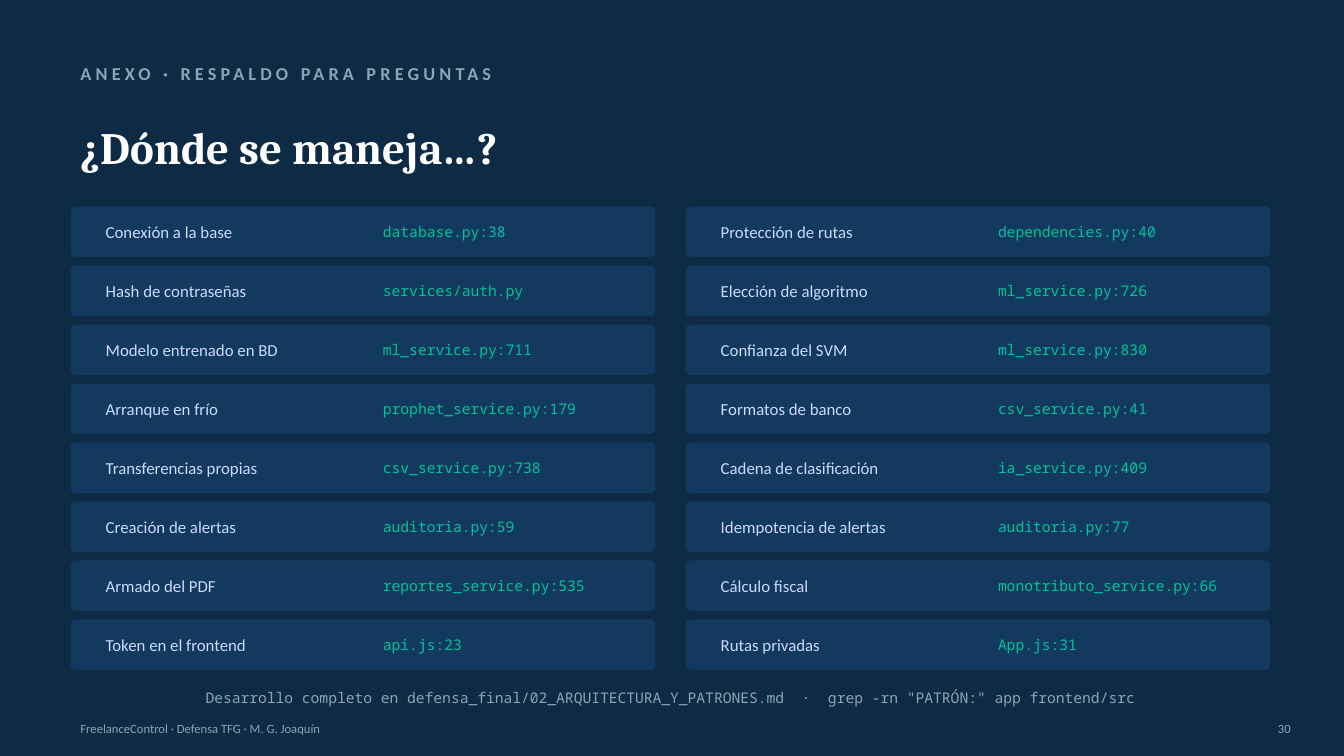
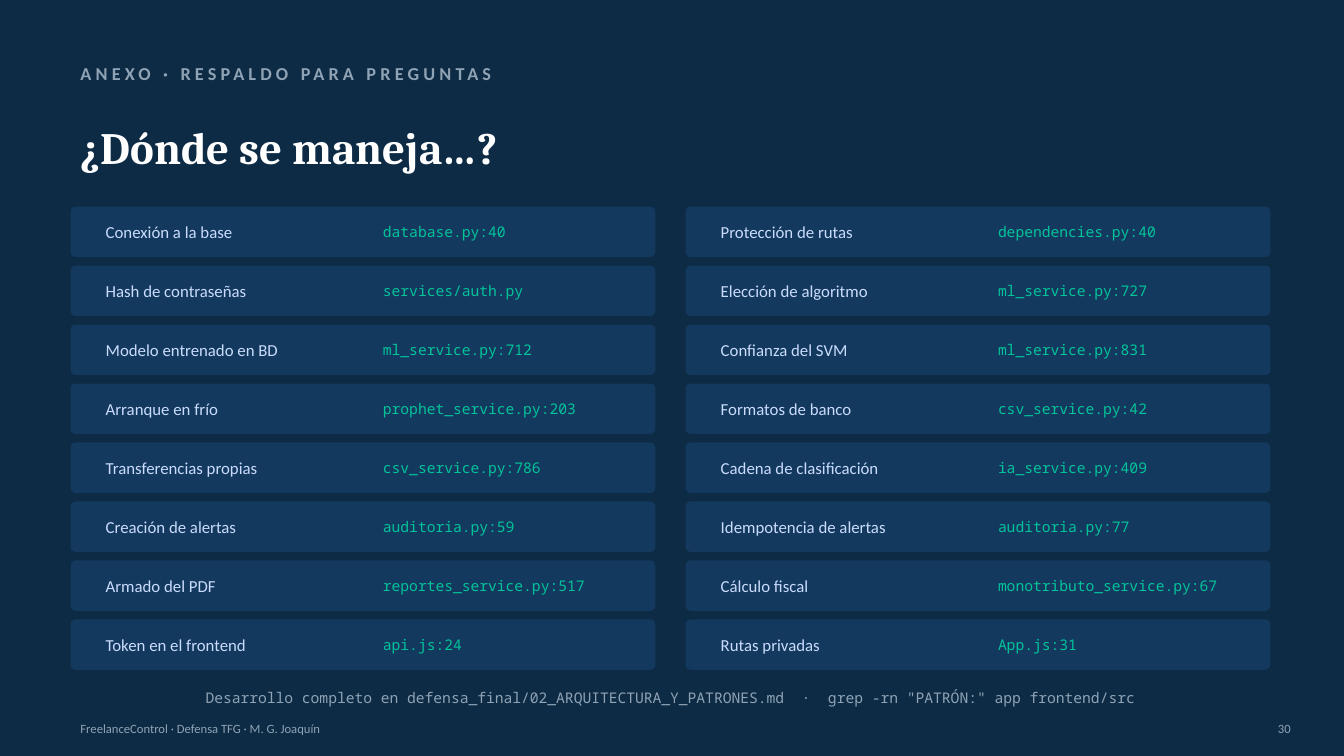
Before and after one commit to marcosjoaquin19/tfg-gestion-financiera-freelancers, a slide deck: slide 30 of defensa_final/slides/FreelanceControl_Defensa_Final.pptx. Drawn at 1344x756 pixels with LibreOffice and Linux fonts; fonts in the diff are those of the drawing. Boxes give left, top, right and bottom in pixels: in the first picture for what was removed or moved away, otherwise in the second. Text is boxed around its words. In the diff, an @@ line names an element or a change of style, - is before the commit and + after.

```diff
--- a/defensa_final/slides/FreelanceControl_Defensa_Final.pptx
+++ b/defensa_final/slides/FreelanceControl_Defensa_Final.pptx
@@ text at <box>383,226,506,241</box>: text changed @@
-database.py:38
+database.py:40
@@ text at <box>998,285,1147,300</box>: text changed @@
-ml_service.py:726
+ml_service.py:727
@@ text at <box>383,344,532,359</box>: text changed @@
-ml_service.py:711
+ml_service.py:712
@@ text at <box>998,344,1147,359</box>: text changed @@
-ml_service.py:830
+ml_service.py:831
@@ text at <box>383,403,576,418</box>: text changed @@
-prophet_service.py:179
+prophet_service.py:203
@@ text at <box>998,403,1147,418</box>: text changed @@
-csv_service.py:41
+csv_service.py:42
@@ text at <box>383,462,541,477</box>: text changed @@
-csv_service.py:738
+csv_service.py:786
@@ text at <box>383,580,585,595</box>: text changed @@
-reportes_service.py:535
+reportes_service.py:517
@@ text at <box>998,580,1217,595</box>: text changed @@
-monotributo_service.py:66
+monotributo_service.py:67
@@ text at <box>383,639,462,654</box>: text changed @@
-api.js:23
+api.js:24
```
Also in this commit, not shown: 15 other slides changed, 1 slide added, 1 slide removed, 4 other files.
